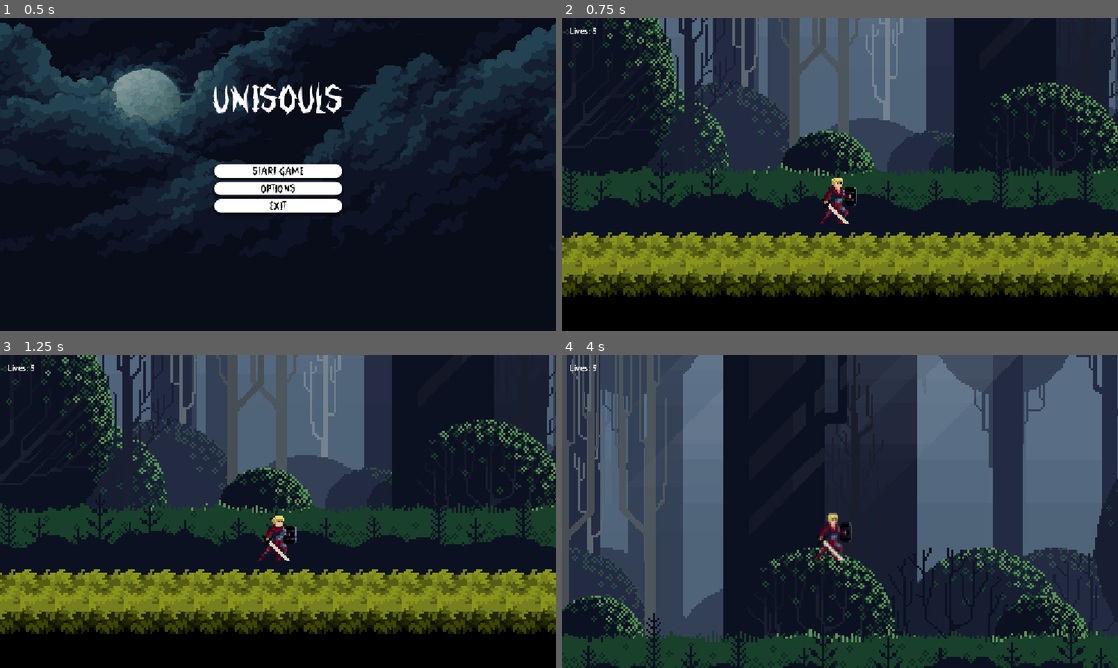
Above: before the commit, frames 1-4 (two rows, left to right).
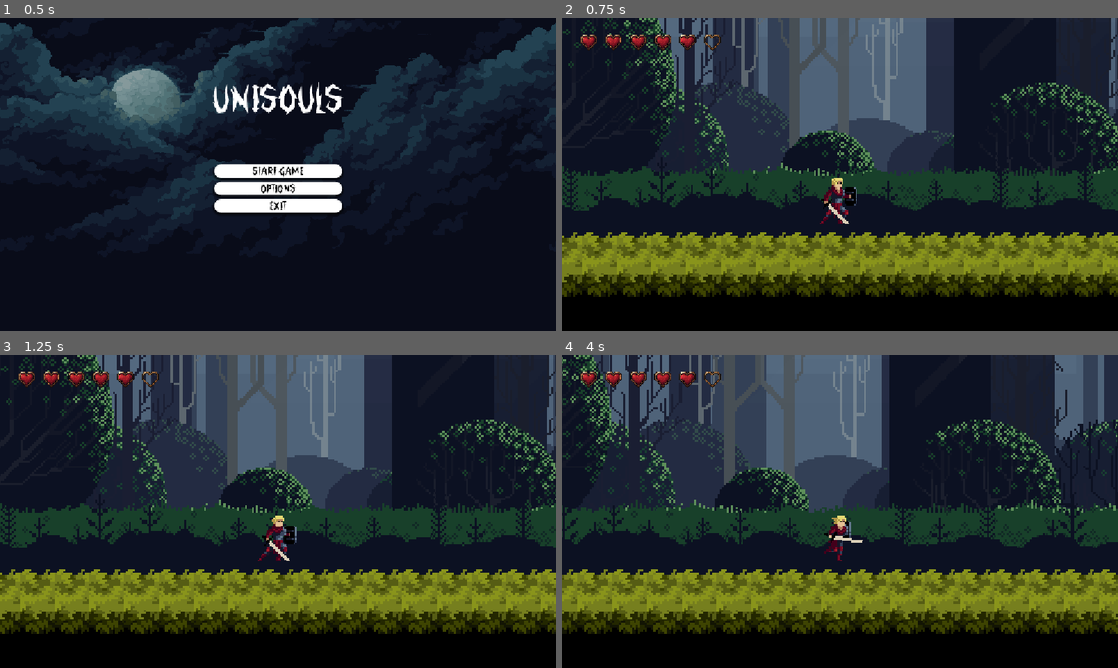
Above: after the commit, the same moments.

Repository: lmitsuol/UNISOULS
Game: Godot game, scene res://Menu/main_menu.tscn
Same seed, same stepped clock (60 frames per second), same inputs: the game is played once before the commit and once after it.
Inputs:
- Up to frame 1 (0.5 s): no input
- Up to frame 2 (0.75 s): click "Start Game" at 0.5 s
- Up to frame 3 (1.25 s): no input
- Up to frame 4 (4 s): hold Right (ui_right) 1.28-2.78 s; tap X (Atacar) every 0.75 s from 1.35 to 3.6 s; tap Up (ui_up) at 1.52, 2.27, 3.77 s; hold Left (ui_left) 2.78-3.53 s; hold Right (ui_right) from 3.53 s (still down)

Frame 1 is identical in both runs. In frame 2, 0.6% of the frame differs, in the area x 1-29%, y 3-11%; in frame 3, 0.6%; in frame 4, 86%, in the area x 0-100%, y 0-100%.

Commit message:
Add Enemies Scripts and New HUD

Diff:
--- /dev/null
+++ b/uni-souls-main/Enemies/enemy_bat.gd
@@ -0,0 +1,76 @@
+extends CharacterBody2D
+
+const SPEED = 50.0
+const GRAVITY = 0
+var direction = 1 # 1 para direita, -1 para esquerda
+var health = 3
+var is_dying = false
+
+@onready var anim = $AnimatedSprite2D
+@onready var point_a = $Patrulha/PatrolPointA.global_position
+@onready var point_b = $Patrulha/PatrolPointB.global_position
+@onready var hitbox = $Hitbox # Area2D
+
+func _ready():
+	add_to_group("Enemy")
+	# Conecta o sinal 'body_entered' da Hitbox para causar dano ao Player
+	hitbox.body_entered.connect(_on_hitbox_body_entered)
+	# Garante que ele comece a patrulhar na direção correta
+	direction = sign(point_b.x - global_position.x)
+	anim.play("Walk")
+	anim.animation_finished.connect(_on_animated_sprite_2d_animation_finished)
+
+
+func _physics_process(delta):
+	# Aplica a gravidade (se você quiser que ele caia, caso contrário, remova ou defina GRAVITY = 0)
+	velocity.y += GRAVITY * delta
+
+	# Movimento de patrulha horizontal
+	velocity.x = SPEED * direction
+
+	# Verifica se atingiu um dos pontos de patrulha para inverter a direção
+	var target_x = point_b.x if direction == 1 else point_a.x
+
+	if abs(global_position.x - target_x) < 5: # Se estiver perto do ponto
+		direction *= -1 # Inverte a direção
+
+	# Inverte a animação (sprite)
+	anim.flip_h = direction == 1
+
+	move_and_slide()
+
+# --- FUNÇÕES DE VIDA/MORTE DO INIMIGO ---
+
+# Esta função é chamada pelo script do Player ao atacar o inimigo
+func take_damage(damage_amount: int):
+	if is_dying:
+		return
+
+	health -= damage_amount
+
+	# Efeito visual de dano (piscar/cor)
+	modulate = Color(1, 0.3, 0.3)
+	await get_tree().create_timer(0.1).timeout # Espera 0.1s para o efeito
+	modulate = Color(1, 1, 1)
+
+	if health <= 0:
+		die()
+
+func die():
+	if is_dying:
+		return
+
+	is_dying = true
+	anim.play("Death")
+	# Desativa a Hitbox para que o Player não tome mais dano dele
+	hitbox.set_deferred("monitoring", false)
+
+# Função que remove o inimigo após a animação de Morte
+func _on_animated_sprite_2d_animation_finished():
+	if is_dying and anim.animation == "Death":
+		queue_free() # Remove o nó da cena
+
+# --- DANO AO PLAYER POR TOQUE ---
+func _on_hitbox_body_entered(body: Node2D):
+	if body.is_in_group("Player"):
+		body.take_damage(1)
--- a/uni-souls-main/Enemies/enemy_bat.tscn
+++ b/uni-souls-main/Enemies/enemy_bat.tscn
@@ -1,6 +1,7 @@
-[gd_scene load_steps=23 format=3 uid="uid://bhidh1cac4oju"]
+[gd_scene load_steps=25 format=3 uid="uid://bhidh1cac4oju"]
 
 [ext_resource type="Texture2D" uid="uid://cm1kfhcvbbdur" path="res://assets/Enemies/Bat/noBKG_BatDeath_strip.png" id="1_2k0u4"]
+[ext_resource type="Script" uid="uid://bvm2ju8tp3dfj" path="res://Enemies/enemy_bat.gd" id="1_hl87t"]
 [ext_resource type="Texture2D" uid="uid://btywuo3ykvu5j" path="res://assets/Enemies/Bat/noBKG_BatFlight_strip.png" id="2_hl87t"]
 
 [sub_resource type="AtlasTexture" id="AtlasTexture_3181p"]
@@ -145,14 +146,33 @@
 [sub_resource type="RectangleShape2D" id="RectangleShape2D_2k0u4"]
 size = Vector2(33, 11)
 
+[sub_resource type="RectangleShape2D" id="RectangleShape2D_hl87t"]
+size = Vector2(30, 8)
+
 [node name="Enemy-Bat" type="CharacterBody2D"]
 motion_mode = 1
+script = ExtResource("1_hl87t")
 
 [node name="AnimatedSprite2D" type="AnimatedSprite2D" parent="."]
 sprite_frames = SubResource("SpriteFrames_1y5ex")
 animation = &"Walk"
 frame_progress = 0.07568158
+flip_h = true
 
 [node name="CollisionShape2D" type="CollisionShape2D" parent="."]
 position = Vector2(-1, -1)
 shape = SubResource("RectangleShape2D_2k0u4")
+
+[node name="Hitbox" type="Area2D" parent="."]
+
+[node name="CollisionShape2D" type="CollisionShape2D" parent="Hitbox"]
+position = Vector2(-1, -1)
+shape = SubResource("RectangleShape2D_hl87t")
+
+[node name="Patrulha" type="Node2D" parent="."]
+
+[node name="PatrolPointA" type="Marker2D" parent="Patrulha"]
+position = Vector2(-100, 0)
+
+[node name="PatrolPointB" type="Marker2D" parent="Patrulha"]
+position = Vector2(100, 0)
--- /dev/null
+++ b/uni-souls-main/Enemies/enemy_wolf.gd
@@ -0,0 +1,106 @@
+extends CharacterBody2D
+
+const SPEED = 80.0
+const ATTACK_RANGE = 40.0 # Distância para iniciar o ataque
+var GRAVITY = ProjectSettings.get_setting("physics/2d/default_gravity")
+var health = 5
+var is_dying = false
+var last_direction = 1
+
+@onready var anim = $AnimatedSprite2D
+@onready var hitbox = $Hitbox
+@onready var vision = $Vision
+var player_target = null # Variável para armazenar a referência ao Player
+
+func _ready():
+	add_to_group("Enemy")
+	hitbox.body_entered.connect(_on_hitbox_body_entered)
+	vision.body_entered.connect(_on_vision_body_entered)
+	vision.body_exited.connect(_on_vision_body_exited)
+	anim.play("Idle")
+
+func _physics_process(delta):
+	# Aplica gravidade
+	if not is_on_floor():
+		velocity.y += GRAVITY * delta
+
+	if is_dying:
+		velocity.x = 0
+		move_and_slide()
+		return
+
+	var movement = Vector2.ZERO
+
+	if player_target:
+		# Player detectado: calcula a direção e a distância
+		var direction = sign(player_target.global_position.x - global_position.x)
+		var distance = global_position.distance_to(player_target.global_position)
+
+		# DEFINE A VISÃO DO LOBO
+		# Usaremos o flip_h, que é mais eficiente que scale.x
+		anim.flip_h = direction < 0
+
+		if distance <= ATTACK_RANGE:
+			# Estado de Ataque
+			velocity.x = 0
+			anim.play("Attack")
+		else:
+			# Persegue o Player
+			movement.x = direction * SPEED
+			anim.play("Walk")
+
+	else:
+		# Sem Player: Para e fica ocioso
+		movement.x = move_toward(velocity.x, 0, SPEED)
+		anim.play("Idle")
+
+	velocity.x = movement.x
+	move_and_slide()
+
+# Detecta o Player entrando na área de Visão
+func _on_vision_body_entered(body):
+	if body.is_in_group("Player"):
+		player_target = body
+
+# Player saindo da área de Visão
+func _on_vision_body_exited(body):
+	if body == player_target:
+		player_target = null
+
+# Causa dano quando a Hitbox de ataque do Lobo toca o Player
+func _on_hitbox_body_entered(body: Node2D):
+	if body.is_in_group("Player"):
+		body.take_damage(1)
+
+func take_damage(damage_amount: int):
+	if is_dying:
+		return
+
+	health -= damage_amount
+
+	# Efeito visual de dano (vermelho rápido)
+	modulate = Color(1, 0.3, 0.3)
+	await get_tree().create_timer(0.1).timeout
+	modulate = Color(1, 1, 1) # Volta à cor normal
+
+	if health <= 0:
+		die()
+
+func die():
+	if is_dying:
+		return
+
+	is_dying = true
+	anim.play("Death")
+
+	# Desativa a Hitbox e Visão para não causar mais dano nem perseguir
+	hitbox.set_deferred("monitoring", false)
+	vision.set_deferred("monitoring", false)
+
+	# Conecta para remover o nó após a animação
+	anim.animation_finished.connect(_on_animated_sprite_2d_animation_finished)
+
+# Remove o Lobo após a animação de morte terminar
+func _on_animated_sprite_2d_animation_finished():
+	if is_dying and anim.animation == "Death":
+		queue_free()
--- a/uni-souls-main/Enemies/enemy_wolf.tscn
+++ b/uni-souls-main/Enemies/enemy_wolf.tscn
@@ -1,8 +1,10 @@
-[gd_scene load_steps=47 format=3 uid="uid://bbs6yk65l2l6g"]
+[gd_scene load_steps=64 format=3 uid="uid://bbs6yk65l2l6g"]
 
 [ext_resource type="Texture2D" uid="uid://dwjcg8sns2r78" path="res://assets/Enemies/Wolf/noBKG_WolfAttack_strip.png" id="1_28yls"]
+[ext_resource type="Script" uid="uid://7rnmx66hj2hc" path="res://Enemies/enemy_wolf.gd" id="1_rcfxn"]
 [ext_resource type="Texture2D" uid="uid://dl4jeeqni7afm" path="res://assets/Enemies/Wolf/noBKG_WolfDeath_strip.png" id="2_fau2m"]
 [ext_resource type="Texture2D" uid="uid://v3oetskga7xx" path="res://assets/Enemies/Wolf/noBKG_WolfRun_strip.png" id="3_rcfxn"]
+[ext_resource type="Texture2D" uid="uid://dxfq1ahusfwn3" path="res://assets/Enemies/Wolf/noBKG_WolfIdle_strip.png" id="4_1wir4"]
 
 [sub_resource type="AtlasTexture" id="AtlasTexture_1wir4"]
 atlas = ExtResource("1_28yls")
@@ -139,6 +141,54 @@
 [sub_resource type="AtlasTexture" id="AtlasTexture_yciyn"]
 atlas = ExtResource("2_fau2m")
 region = Rect2(1088, 0, 64, 64)
+
+[sub_resource type="AtlasTexture" id="AtlasTexture_5gttb"]
+atlas = ExtResource("4_1wir4")
+region = Rect2(0, 0, 64, 64)
+
+[sub_resource type="AtlasTexture" id="AtlasTexture_4j7ca"]
+atlas = ExtResource("4_1wir4")
+region = Rect2(64, 0, 64, 64)
+
+[sub_resource type="AtlasTexture" id="AtlasTexture_qh43b"]
+atlas = ExtResource("4_1wir4")
+region = Rect2(128, 0, 64, 64)
+
+[sub_resource type="AtlasTexture" id="AtlasTexture_x1nyq"]
+atlas = ExtResource("4_1wir4")
+region = Rect2(192, 0, 64, 64)
+
+[sub_resource type="AtlasTexture" id="AtlasTexture_rwwhd"]
+atlas = ExtResource("4_1wir4")
+region = Rect2(256, 0, 64, 64)
+
+[sub_resource type="AtlasTexture" id="AtlasTexture_1fqgy"]
+atlas = ExtResource("4_1wir4")
+region = Rect2(320, 0, 64, 64)
+
+[sub_resource type="AtlasTexture" id="AtlasTexture_7v45n"]
+atlas = ExtResource("4_1wir4")
+region = Rect2(384, 0, 64, 64)
+
+[sub_resource type="AtlasTexture" id="AtlasTexture_yowjc"]
+atlas = ExtResource("4_1wir4")
+region = Rect2(448, 0, 64, 64)
+
+[sub_resource type="AtlasTexture" id="AtlasTexture_mqx1f"]
+atlas = ExtResource("4_1wir4")
+region = Rect2(512, 0, 64, 64)
+
+[sub_resource type="AtlasTexture" id="AtlasTexture_sd6pp"]
+atlas = ExtResource("4_1wir4")
+region = Rect2(576, 0, 64, 64)
+
+[sub_resource type="AtlasTexture" id="AtlasTexture_ah4id"]
+atlas = ExtResource("4_1wir4")
+region = Rect2(640, 0, 64, 64)
+
+[sub_resource type="AtlasTexture" id="AtlasTexture_glats"]
+atlas = ExtResource("4_1wir4")
+region = Rect2(704, 0, 64, 64)
 
 [sub_resource type="AtlasTexture" id="AtlasTexture_8cpsn"]
 atlas = ExtResource("3_rcfxn")
@@ -223,7 +273,7 @@
 "duration": 1.0,
 "texture": SubResource("AtlasTexture_3g065")
 }],
-"loop": true,
+"loop": false,
 "name": &"Attack",
 "speed": 10.0
 }, {
@@ -282,12 +332,53 @@
 "duration": 1.0,
 "texture": SubResource("AtlasTexture_yciyn")
 }],
-"loop": true,
+"loop": false,
 "name": &"Death",
 "speed": 10.0
 }, {
 "frames": [{
 "duration": 1.0,
+"texture": SubResource("AtlasTexture_5gttb")
+}, {
+"duration": 1.0,
+"texture": SubResource("AtlasTexture_4j7ca")
+}, {
+"duration": 1.0,
+"texture": SubResource("AtlasTexture_qh43b")
+}, {
+"duration": 1.0,
+"texture": SubResource("AtlasTexture_x1nyq")
+}, {
+"duration": 1.0,
+"texture": SubResource("AtlasTexture_rwwhd")
+}, {
+"duration": 1.0,
+"texture": SubResource("AtlasTexture_1fqgy")
+}, {
+"duration": 1.0,
+"texture": SubResource("AtlasTexture_7v45n")
+}, {
+"duration": 1.0,
+"texture": SubResource("AtlasTexture_yowjc")
+}, {
+"duration": 1.0,
+"texture": SubResource("AtlasTexture_mqx1f")
+}, {
+"duration": 1.0,
+"texture": SubResource("AtlasTexture_sd6pp")
+}, {
+"duration": 1.0,
+"texture": SubResource("AtlasTexture_ah4id")
+}, {
+"duration": 1.0,
+"texture": SubResource("AtlasTexture_glats")
+}],
+"loop": false,
+"name": &"Idle",
+"speed": 7.0
+}, {
+"frames": [{
+"duration": 1.0,
 "texture": SubResource("AtlasTexture_8cpsn")
 }, {
 "duration": 1.0,
@@ -311,16 +402,40 @@
 "duration": 1.0,
 "texture": SubResource("AtlasTexture_l22wq")
 }],
-"loop": true,
+"loop": false,
 "name": &"Walk",
 "speed": 10.0
 }]
 
+[sub_resource type="RectangleShape2D" id="RectangleShape2D_28yls"]
+size = Vector2(34, 21)
+
+[sub_resource type="RectangleShape2D" id="RectangleShape2D_fau2m"]
+size = Vector2(36, 19)
+
+[sub_resource type="RectangleShape2D" id="RectangleShape2D_rcfxn"]
+size = Vector2(41, 20)
+
 [node name="Enemy-Wolf" type="CharacterBody2D"]
+script = ExtResource("1_rcfxn")
 
 [node name="AnimatedSprite2D" type="AnimatedSprite2D" parent="."]
 sprite_frames = SubResource("SpriteFrames_5gttb")
 animation = &"Attack"
-frame_progress = 0.397728
+flip_h = true
 
 [node name="CollisionShape2D" type="CollisionShape2D" parent="."]
+position = Vector2(-1, 1.5)
+shape = SubResource("RectangleShape2D_28yls")
+
+[node name="Hitbox" type="Area2D" parent="."]
+
+[node name="CollisionShape2D" type="CollisionShape2D" parent="Hitbox"]
+position = Vector2(-1, 1.5)
+shape = SubResource("RectangleShape2D_fau2m")
+
+[node name="Vision" type="Area2D" parent="."]
+
+[node name="CollisionShape2D" type="CollisionShape2D" parent="Vision"]
+position = Vector2(-32.5, 1)
+shape = SubResource("RectangleShape2D_rcfxn")
--- /dev/null
+++ b/uni-souls-main/HUD/hud.gd
@@ -0,0 +1,14 @@
+extends CanvasLayer
+
+@onready var player = get_tree().get_first_node_in_group("Player")
+
+func _ready() -> void:
+	if player:
+		player.health_changed.connect(update_hearts)
+		update_hearts(Global.player_lives)
+
+func update_hearts(new_health: int):
+	const heart_width = 1024
+	$HeartsFull.size.x = new_health * heart_width
+	$HeartsEmpty.size.x = (Global.max_lives - new_health) * heart_width
+	$HeartsEmpty.position.x = $HeartsFull.position.x + $HeartsFull.size.x * $HeartsFull.scale.x
--- a/uni-souls-main/HUD/hud.tscn
+++ b/uni-souls-main/HUD/hud.tscn
@@ -1,9 +1,11 @@
-[gd_scene load_steps=3 format=3 uid="uid://dhwmgyg8qkbss"]
+[gd_scene load_steps=4 format=3 uid="uid://dhwmgyg8qkbss"]
 
 [ext_resource type="Texture2D" uid="uid://c01j2mlqrtco1" path="res://assets/HUD/heart-full.png" id="1_mi5n8"]
+[ext_resource type="Script" uid="uid://b8sacf0dq6y0g" path="res://HUD/hud.gd" id="1_yu8mg"]
 [ext_resource type="Texture2D" uid="uid://bl4ki8ooded1w" path="res://assets/HUD/heart-empty.png" id="2_yu8mg"]
 
 [node name="HUD" type="CanvasLayer"]
+script = ExtResource("1_yu8mg")
 
 [node name="HeartsFull" type="TextureRect" parent="."]
 offset_right = 5120.0
--- a/uni-souls-main/Player/player.gd
+++ b/uni-souls-main/Player/player.gd
@@ -1,8 +1,11 @@
 extends CharacterBody2D
+
+signal health_changed(new_health)
 
 var is_attacking = false
 var is_jumping = false
 var is_dying = false
+var is_hit = false
 
 const SPEED = 150.0
 const JUMP_VELOCITY = -370.0
@@ -11,13 +14,20 @@
 
 @onready var anim = $AnimatedSprite2D
 @onready var death_timer = $Death_Timer
+@onready var invincibility_timer = $InvincibilityTimer
 
 func _ready() -> void:
 	add_to_group("Player")
 	death_timer.connect("timeout", Callable(self, "_on_DeathTimer_timeout"))
+	invincibility_timer.timeout.connect(_on_InvincibilityTimer_timeout)
 
 func _physics_process(delta: float) -> void:
-	if is_dying:
+	# Trava o movimento se estiver morrendo OU se estiver no estado 'is_hit' (levando dano)
+	if is_dying or is_hit or is_attacking:
+		velocity.x = 0
+		if not is_on_floor():
+			velocity.y += gravity * delta
+		move_and_slide()
 		return
 
 	# Gravidade
@@ -27,34 +37,85 @@
 		is_jumping = false
 
 	# --- ATAQUE ---
-	if Input.is_action_just_pressed("Atacar") and not is_attacking:
+	if Input.is_action_just_pressed("Atacar"):
 		is_attacking = true
 		anim.play("Attack 1")
-		velocity.x = 0  # trava o movimento durante ataque
+		velocity.x = 0
+		$AttackHitbox.monitoring = true
 		return
 
-	# Se terminou a animação de ataque, libera movimento de novo
-	if is_attacking and not anim.is_playing():
-		is_attacking = false
 
-	# --- PULO ---
+	# --- PULO (Bloco movido de volta para _physics_process) ---
 	if Input.is_action_just_pressed("ui_up") and is_on_floor():
 		velocity.y = JUMP_VELOCITY
 		is_jumping = true
 
-	# --- PULO LONGO ---
-	#if Input.is_action_just_pressed("??") and is_on_floor():
-	#	velocity.y = JUMP_VELOCITY
-
-	# --- MOVIMENTO ---
+	# --- MOVIMENTO (Bloco movido de volta para _physics_process) ---
 	var direction := Input.get_axis("ui_left", "ui_right")
 	if direction:
 		velocity.x = direction * SPEED
 		anim.flip_h = direction < 0
 	else:
 		velocity.x = move_toward(velocity.x, 0, SPEED)
+
 	update_animation(direction)
 	move_and_slide()
+
+func _on_attack_hitbox_body_entered(body: Node2D) -> void:
+	if body.is_in_group("Enemy"):
+		if body.has_method("take_damage"):
+			body.take_damage(1)
+
+func _on_animated_sprite_2d_animation_finished() -> void:
+	# Lógica principal: Desativa o ataque
+	if anim.animation == "Attack 1":
+		is_attacking = false
+		$AttackHitbox.monitoring = false
+
+func take_damage(damage_amount: int = 1):
+	if is_hit or is_dying:
+		return
+
+	is_hit = true
+	Global.player_lives -= damage_amount
+
+	emit_signal("health_changed", Global.player_lives)
+
+	if Global.player_lives <= 0:
+		die()
+		return
+	modulate = Color(1,0.3,0.3,0.5)
+	invincibility_timer.start(1.5)
+	set_process(true)
+
+func _process(_delta):
+	if is_hit:
+		var total_time = Time.get_ticks_msec() / 1000.0
+		anim.modulate.a = lerp(0.5, 1.0, fmod(total_time, 0.2) / 0.2)
+	else:
+		anim.modulate.a = 1.0
+		set_process(false)
+
+func _on_InvincibilityTimer_timeout():
+	is_hit = false
+	anim.modulate.a = 1.0
+	modulate = Color(1,1,1,1)
+
+func _on_hitbox_body_entered(body: Node2D) -> void:
+	if body.is_in_group("Enemy"):
+		take_damage(1)
+		var knockback_direction = -sign(position.x - body.position.x)
+		velocity.x = knockback_direction * 200
+		velocity.y = JUMP_VELOCITY / 2
+
+func die():
+	if is_dying:
+		return
+
+	is_dying = true
+	anim.play("Die")
+	print("Game Over")
+	get_tree().change_scene_to_file("res://Menu/gameover.tscn")
 
 func update_animation(direction):
 	if is_dying:
@@ -77,23 +138,5 @@
 		else:
 			anim.play("Walk")
 
-func _on_hitbox_body_entered(body: Node2D) -> void:
-	if body.	is_in_group("Enemy") and body.is_alive:
-		die()
-
-func die():
-	if is_dying:
-		return
-
-	is_dying = true
-	anim.play("Die")
-	Global.player_lives -= 1
-
-	if Global.player_lives > 0:
-		print("Reloading Scene")
-		get_tree().reload_current_scene()
-	else:
-		get_tree().change_scene_to_file("res://Menu/gameover.tscn")
-
 func on_DeathTimer_timeout():
 	get_tree().reload_current_scene()
--- a/uni-souls-main/Player/player.tscn
+++ b/uni-souls-main/Player/player.tscn
@@ -59,42 +59,6 @@
 atlas = ExtResource("2_fhl08")
 region = Rect2(1728, 0, 144, 64)
 
-[sub_resource type="AtlasTexture" id="AtlasTexture_8mwp6"]
-atlas = ExtResource("2_fhl08")
-region = Rect2(1872, 0, 144, 64)
-
-[sub_resource type="AtlasTexture" id="AtlasTexture_qemgg"]
-atlas = ExtResource("2_fhl08")
-region = Rect2(2016, 0, 144, 64)
-
-[sub_resource type="AtlasTexture" id="AtlasTexture_8viyr"]
-atlas = ExtResource("2_fhl08")
-region = Rect2(2160, 0, 144, 64)
-
-[sub_resource type="AtlasTexture" id="AtlasTexture_sm0op"]
-atlas = ExtResource("2_fhl08")
-region = Rect2(2304, 0, 144, 64)
-
-[sub_resource type="AtlasTexture" id="AtlasTexture_76lrf"]
-atlas = ExtResource("2_fhl08")
-region = Rect2(2448, 0, 144, 64)
-
-[sub_resource type="AtlasTexture" id="AtlasTexture_efx54"]
-atlas = ExtResource("2_fhl08")
-region = Rect2(2592, 0, 144, 64)
-
-[sub_resource type="AtlasTexture" id="AtlasTexture_755ss"]
-atlas = ExtResource("2_fhl08")
-region = Rect2(2736, 0, 144, 64)
-
-[sub_resource type="AtlasTexture" id="AtlasTexture_bbimk"]
-atlas = ExtResource("2_fhl08")
-region = Rect2(2880, 0, 144, 64)
-
-[sub_resource type="AtlasTexture" id="AtlasTexture_m0h3t"]
-atlas = ExtResource("2_fhl08")
-region = Rect2(3024, 0, 144, 64)
-
 [sub_resource type="AtlasTexture" id="AtlasTexture_i4o1l"]
 atlas = ExtResource("3_vtle1")
 region = Rect2(0, 0, 96, 64)
@@ -306,7 +270,7 @@
 [sub_resource type="SpriteFrames" id="SpriteFrames_nvl01"]
 animations = [{
 "frames": [{
-"duration": 1.0,
+"duration": 0.05,
 "texture": SubResource("AtlasTexture_apopc")
 }, {
 "duration": 1.0,
@@ -344,35 +308,8 @@
 }, {
 "duration": 1.0,
 "texture": SubResource("AtlasTexture_gpjlu")
-}, {
-"duration": 1.0,
-"texture": SubResource("AtlasTexture_8mwp6")
-}, {
-"duration": 1.0,
-"texture": SubResource("AtlasTexture_qemgg")
-}, {
-"duration": 1.0,
-"texture": SubResource("AtlasTexture_8viyr")
-}, {
-"duration": 1.0,
-"texture": SubResource("AtlasTexture_sm0op")
-}, {
-"duration": 1.0,
-"texture": SubResource("AtlasTexture_76lrf")
-}, {
-"duration": 1.0,
-"texture": SubResource("AtlasTexture_efx54")
-}, {
-"duration": 1.0,
-"texture": SubResource("AtlasTexture_755ss")
-}, {
-"duration": 1.0,
-"texture": SubResource("AtlasTexture_bbimk")
-}, {
-"duration": 1.0,
-"texture": SubResource("AtlasTexture_m0h3t")
 }],
-"loop": true,
+"loop": false,
 "name": &"Attack 1",
 "speed": 10.0
 }, {
@@ -554,11 +491,15 @@
 }]
 
 [sub_resource type="CapsuleShape2D" id="CapsuleShape2D_hqtel"]
+radius = 9.0
 height = 24.0
 
 [sub_resource type="CapsuleShape2D" id="CapsuleShape2D_k53q1"]
 radius = 9.0
 height = 22.0
+
+[sub_resource type="RectangleShape2D" id="RectangleShape2D_fhl08"]
+size = Vector2(19, 23)
 
 [node name="Player" type="CharacterBody2D"]
 script = ExtResource("1_k53q1")
@@ -567,22 +508,34 @@
 position = Vector2(-2, -46)
 scale = Vector2(0.71875, 0.71875)
 sprite_frames = SubResource("SpriteFrames_nvl01")
-animation = &"Jump"
+animation = &"Attack 1"
 
 [node name="Camera2D" type="Camera2D" parent="AnimatedSprite2D"]
 position = Vector2(4, -20)
 zoom = Vector2(4.5, 4.5)
 
 [node name="CollisionShape2D" type="CollisionShape2D" parent="."]
-position = Vector2(1, -48)
+position = Vector2(-1, -48)
 shape = SubResource("CapsuleShape2D_hqtel")
 
 [node name="Hitbox" type="Area2D" parent="."]
 
 [node name="CollisionShape2D" type="CollisionShape2D" parent="Hitbox"]
-position = Vector2(1, -48)
+position = Vector2(-1, -48)
 shape = SubResource("CapsuleShape2D_k53q1")
 
 [node name="Death_Timer" type="Timer" parent="."]
 
+[node name="InvincibilityTimer" type="Timer" parent="."]
+wait_time = 1.5
+one_shot = true
+
+[node name="AttackHitbox" type="Area2D" parent="."]
+
+[node name="CollisionShape2D" type="CollisionShape2D" parent="AttackHitbox"]
+position = Vector2(6.5, -48.5)
+shape = SubResource("RectangleShape2D_fhl08")
+
+[connection signal="animation_finished" from="AnimatedSprite2D" to="." method="_on_animated_sprite_2d_animation_finished"]
 [connection signal="body_entered" from="Hitbox" to="." method="_on_hitbox_body_entered"]
+[connection signal="body_entered" from="AttackHitbox" to="." method="_on_attack_hitbox_body_entered"]
--- a/uni-souls-main/scenes/game.tscn
+++ b/uni-souls-main/scenes/game.tscn
@@ -10,10 +10,12 @@
 [ext_resource type="Texture2D" uid="uid://b0vf1x8qtyf66" path="res://assets/Final/Background_1.png" id="8_trtic"]
 [ext_resource type="Texture2D" uid="uid://dj7yxe6ixs78a" path="res://assets/Final/Background_0.png" id="9_ir15t"]
 [ext_resource type="PackedScene" uid="uid://cgy672fe8b3n3" path="res://Player/player.tscn" id="10_vtaks"]
-[ext_resource type="PackedScene" uid="uid://bm162q0x76dii" path="res://HUD/lives_gui.tscn" id="12_rku1e"]
+[ext_resource type="PackedScene" uid="uid://dhwmgyg8qkbss" path="res://HUD/hud.tscn" id="12_1phco"]
 [ext_resource type="PackedScene" uid="uid://dt8o0aa1jrcv1" path="res://Menu/pause_menu.tscn" id="13_rfjv2"]
 [ext_resource type="AudioStream" uid="uid://dl7171a2a4c4m" path="res://Music/Música para Unisouls.mp3" id="14_1phco"]
 [ext_resource type="PackedScene" uid="uid://dol8vtl73d4fx" path="res://Scenes/parallax_floresta.tscn" id="14_trtic"]
+[ext_resource type="PackedScene" uid="uid://bhidh1cac4oju" path="res://Enemies/enemy_bat.tscn" id="15_nnt18"]
+[ext_resource type="PackedScene" uid="uid://bbs6yk65l2l6g" path="res://Enemies/enemy_wolf.tscn" id="16_ewbju"]
 
 [sub_resource type="TileSetAtlasSource" id="TileSetAtlasSource_lnu2h"]
 texture = ExtResource("2_yqjtg")
@@ -3729,7 +3731,9 @@
 position = Vector2(944.5, 275)
 shape = SubResource("RectangleShape2D_rku1e")
 
-[node name="Lives_GUI" parent="." instance=ExtResource("12_rku1e")]
+[node name="HUD" parent="." instance=ExtResource("12_1phco")]
+offset = Vector2(30, 25)
+transform = Transform2D(1, 0, 0, 1, 30, 25)
 
 [node name="Pause_menu" type="CanvasLayer" parent="."]
 
@@ -3742,4 +3746,10 @@
 autoplay = true
 parameters/looping = false
 
+[node name="Enemy-Bat" parent="." instance=ExtResource("15_nnt18")]
+position = Vector2(636, 143)
+
+[node name="Enemy-Wolf" parent="." instance=ExtResource("16_ewbju")]
+position = Vector2(162, 169)
+
 [connection signal="body_entered" from="Interact" to="." method="_on_interact_body_entered"]
Not shown, added: uni-souls-main/Enemies/enemy_bat.gd.uid
Not shown, added: uni-souls-main/Enemies/enemy_wolf.gd.uid
Not shown, added: uni-souls-main/HUD/hud.gd.uid
Not shown: 1 places in uni-souls-main/Player/player.tscn that only renumber resources
Not shown: 1 places in uni-souls-main/scenes/game.tscn that only renumber resources
